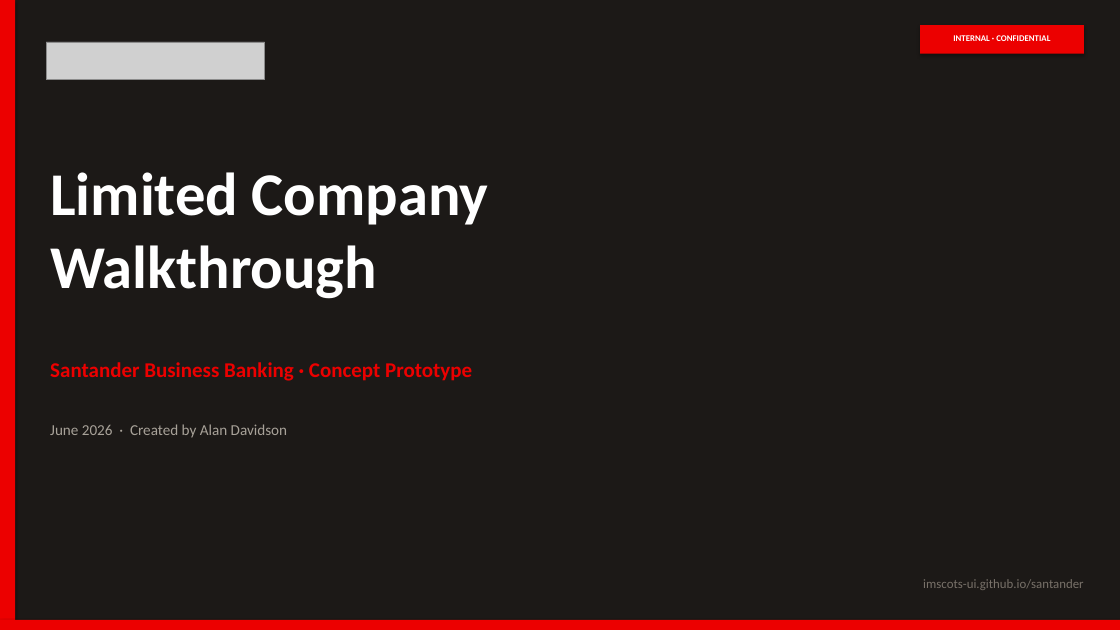
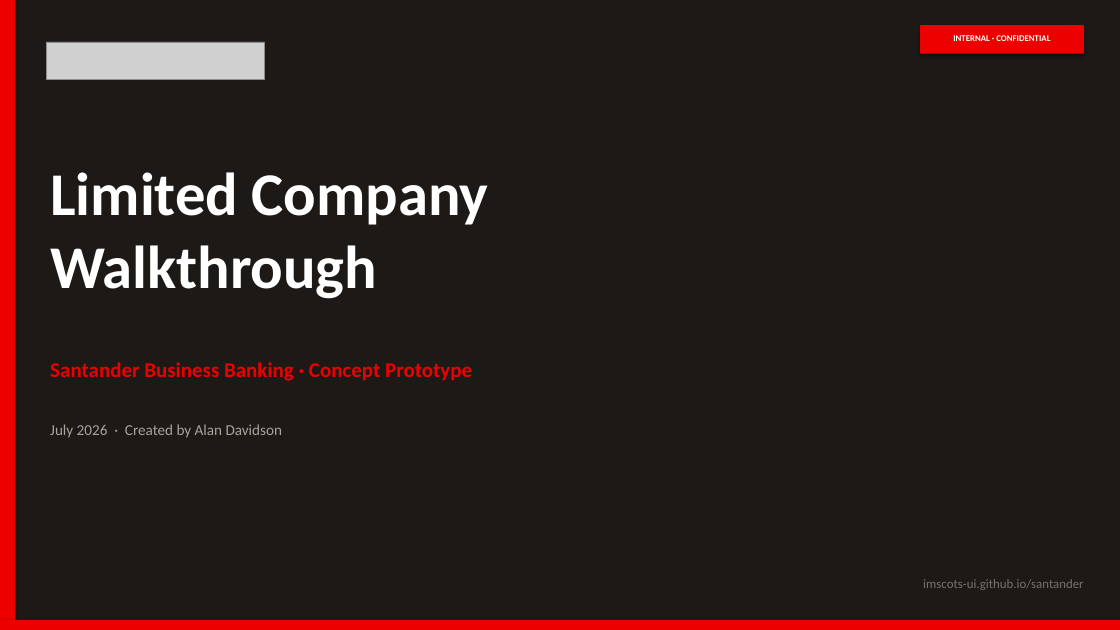
Before and after one commit to imscots-ui/santander, a slide deck: slide 1 of Santander_LimitedCompany_Walkthrough.pptx. Drawn at 1120x630 pixels with LibreOffice and Linux fonts; fonts in the diff are those of the drawing; grey boxes stand for pictures. Boxes give left, top, right and bottom in pixels: in the first picture for what was removed or moved away, otherwise in the second. Text is boxed around its words. In the diff, an @@ line names an element or a change of style, - is before the commit and + after.

```diff
--- a/Santander_LimitedCompany_Walkthrough.pptx
+++ b/Santander_LimitedCompany_Walkthrough.pptx
@@ text at [50,424,282,438]: text changed @@
-June 2026 · Created by Alan Davidson
+July 2026 · Created by Alan Davidson
```
Also in this commit, not shown: 25 other slides changed, 7 other files.
